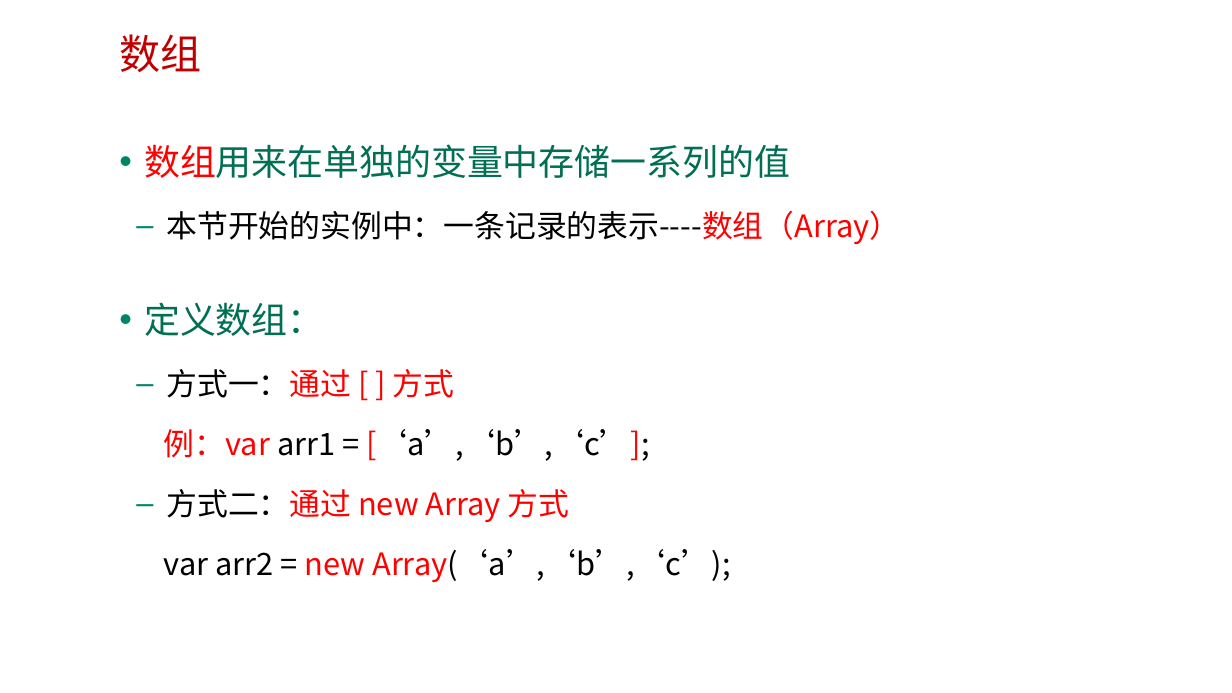
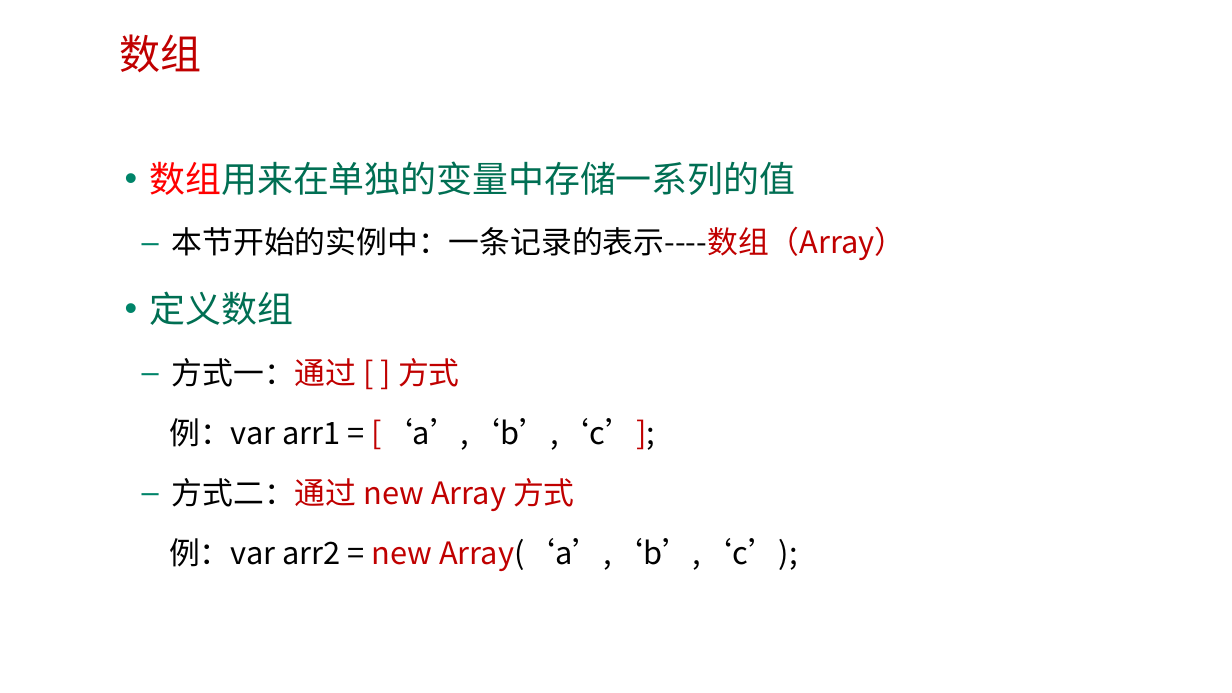
Before and after one commit to edu2act/course-web2, a slide deck: slide 15 of materials/slides/第四章 字符串和数组.pptx (slide 12 before the commit). Drawn at 1232x693 pixels with LibreOffice and Linux fonts; fonts in the diff are those of the drawing; background and template pictures are left out. Boxes give left, top, right and bottom in pixels: in the first picture for what was removed or moved away, otherwise in the second. Text is boxed around its words. In the diff, an @@ line names an element or a change of style, - is before the commit and + after.

```diff
--- a/materials/slides/第四章 字符串和数组.pptx
+++ b/materials/slides/第四章 字符串和数组.pptx
@@ text "数组用来在单独的变量中存储一系列的值": place and size @@
-text "数组用来在单独的变量中存储一系列的值" at [144,144,900,582]
+text "数组用来在单独的变量中存储一系列的值" at [149,161,906,571]
@@ text at [169,226,906,511]: text colour #FF0000 to #C00000 in "本节开始的实例中：一条记录的表示----数组（Array）", "方式一：通过 [ ] 方式", "[‘a’,‘b’,‘c’];", "方式二：通过 new Array 方式"; text colour #FF0000 to #000000 in "例：var" @@
@@ text at [149,291,293,325]: text changed @@
-• 定义数组：
+• 定义数组
@@ text at [169,538,798,571]: text changed @@
-  var arr2 = new Array(‘a’,‘b’,‘c’);
+  例：var arr2 = new Array(‘a’,‘b’,‘c’);
```
Also in this commit, not shown: 15 other slides changed, 14 slides added, 4 slides removed.
